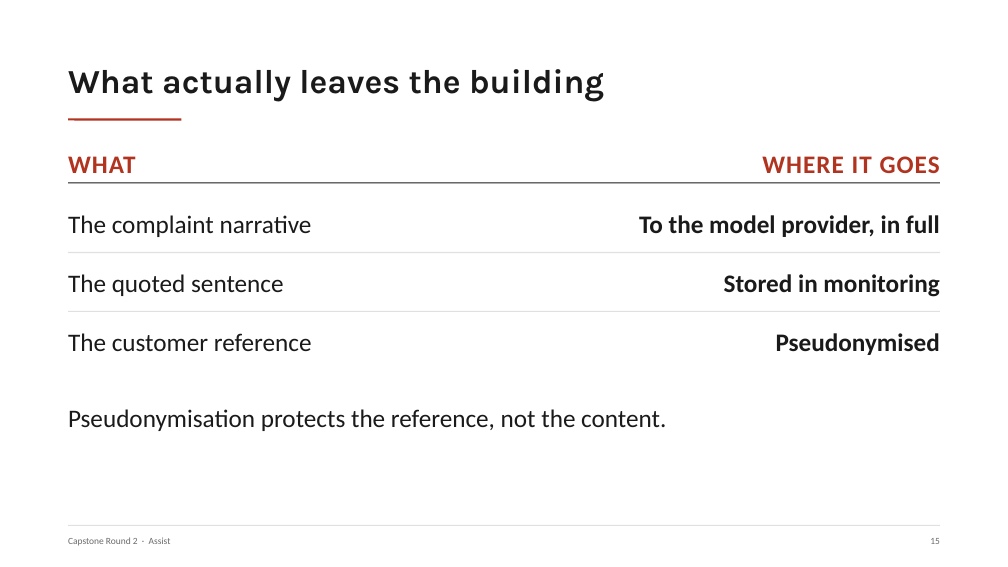
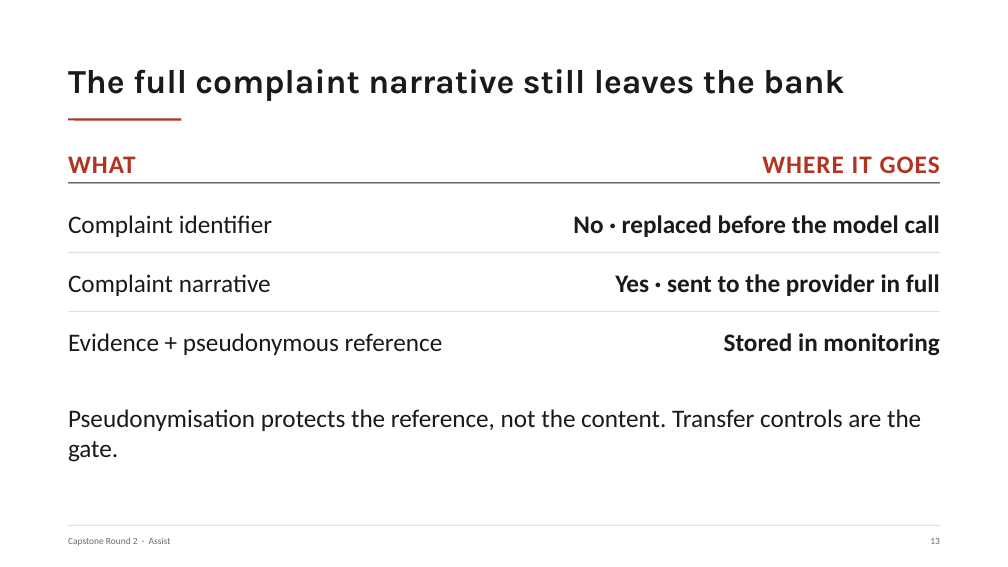
Before and after one commit to nyelugo/PROJECT-Capstone-AI-Consulting, a slide deck: slide 14 of presentation.pptx (slide 16 before the commit). Drawn at 1008x567 pixels with LibreOffice and Linux fonts; fonts in the diff are those of the drawing. Boxes give left, top, right and bottom in pixels: in the first picture for what was removed or moved away, otherwise in the second. Text is boxed around its words. In the diff, an @@ line names an element or a change of style, - is before the commit and + after.

```diff
--- a/presentation.pptx
+++ b/presentation.pptx
@@ text at [68,69,844,101]: text changed @@
-What actually leaves the building
+The full complaint narrative still leaves the bank
@@ text at [68,215,272,237]: text changed @@
-The complaint narrative
+Complaint identifier
@@ text at [573,215,940,237]: text changed @@
-To the model provider, in full
+No · replaced before the model call
@@ text at [68,274,271,296]: text changed @@
-The quoted sentence
+Complaint narrative
@@ text added at [615,274,940,296], 24 pt, text #1A1A1A, bold @@
+Yes · sent to the provider in full
@@ text "Stored in monitoring": place and size @@
-text "Stored in monitoring" at [724,274,939,297]
+text "Stored in monitoring" at [724,333,939,356]
@@ text at [68,333,443,355]: text changed @@
-The customer reference
+Evidence + pseudonymous reference
@@ text removed at [776,333,940,355] @@
-Pseudonymised
@@ text at [68,409,921,431]: text changed @@
-Pseudonymisation protects the reference, not the content.
+Pseudonymisation protects the reference, not the content. Transfer controls are the gate.
```
Also in this commit, not shown: 10 other slides changed, 4 slides added, 7 slides removed, 1 other file.
